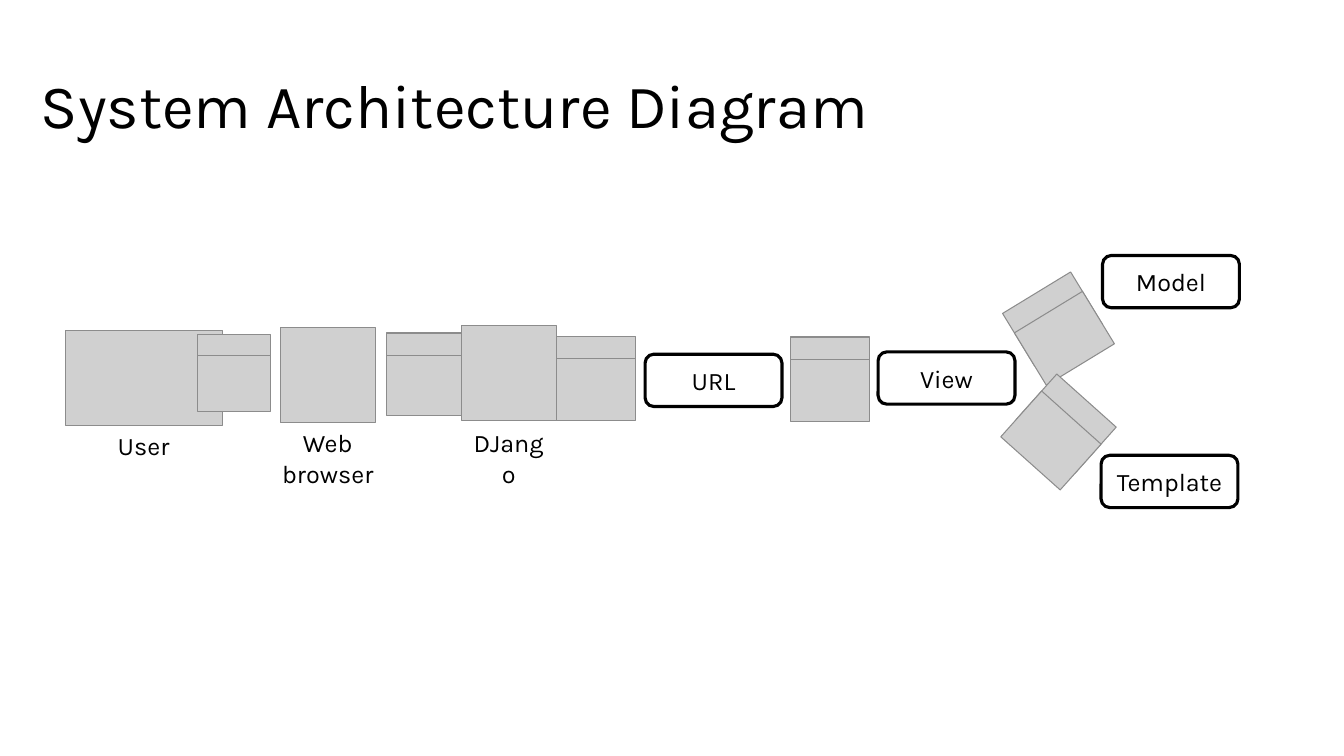
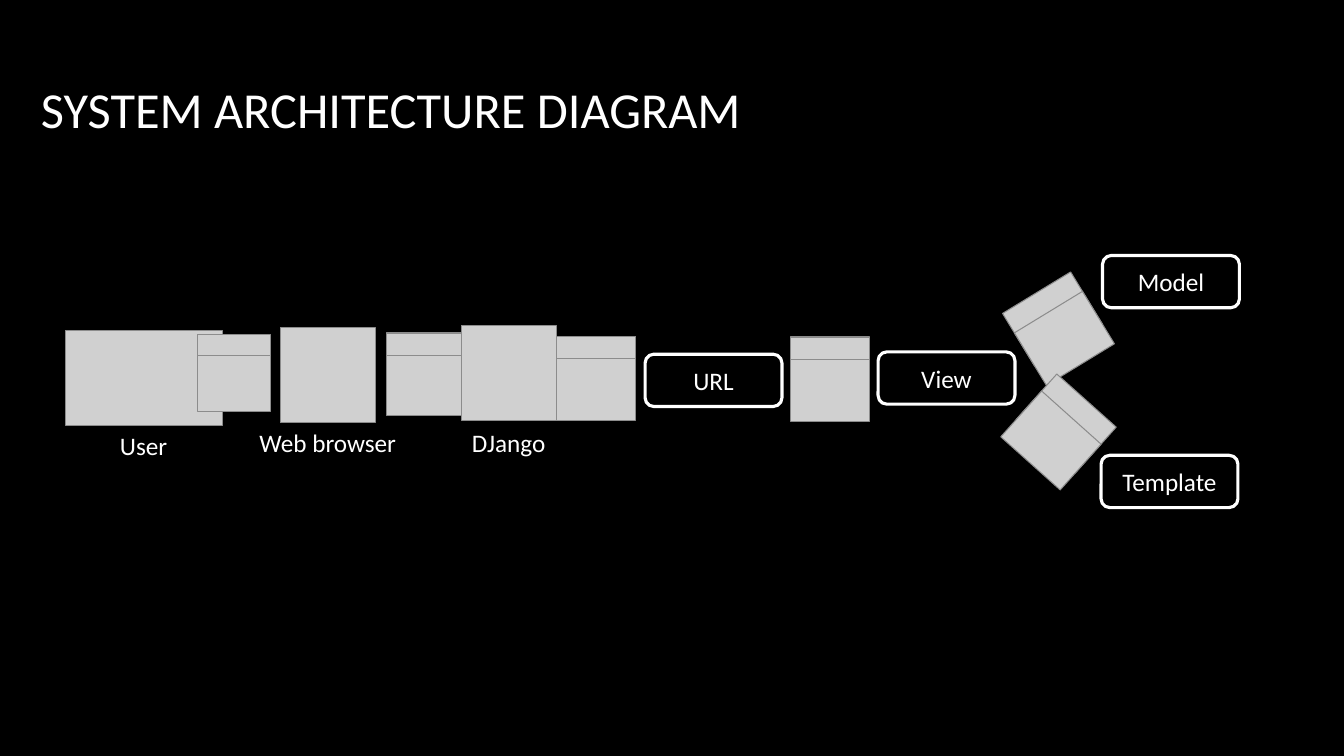
Before and after one commit to MalachyMcGinnity/WAD2GroupProject, a slide deck: slide 5 of WAD2 Group Project Design Spec.pptx. Drawn at 1344x756 pixels with LibreOffice and Linux fonts; fonts in the diff are those of the drawing; grey boxes stand for pictures; background and template pictures are left out. Boxes give left, top, right and bottom in pixels: in the first picture for what was removed or moved away, otherwise in the second. Text is boxed around its words. In the diff, an @@ line names an element or a change of style, - is before the commit and + after.

```diff
--- a/WAD2 Group Project Design Spec.pptx
+++ b/WAD2 Group Project Design Spec.pptx
@@ background #FFFFFF to picture (left out) @@
@@ title at (41, 95, 741, 129): text changed; size 44 to 36 pt; font Karla to Calibri; text colour #000000 to #FFFFFF @@
-System Architecture Diagram
+SYSTEM ARCHITECTURE DIAGRAM
@@ font Karla to Calibri, text colour #000000 to #FFFFFF in 3 elements at (259, 434, 396, 453), (120, 438, 167, 456), (472, 435, 545, 457) @@
@@ font Karla to Calibri, text colour #000000 to #FFFFFF; outline #000000 2.25 pt to #FFFFFF 2.25 pt in 4 elements at (645, 354, 782, 406), (878, 352, 1015, 404), (1103, 255, 1240, 308), (1101, 456, 1238, 508) @@
```
Also in this commit, not shown: 5 other slides changed.
